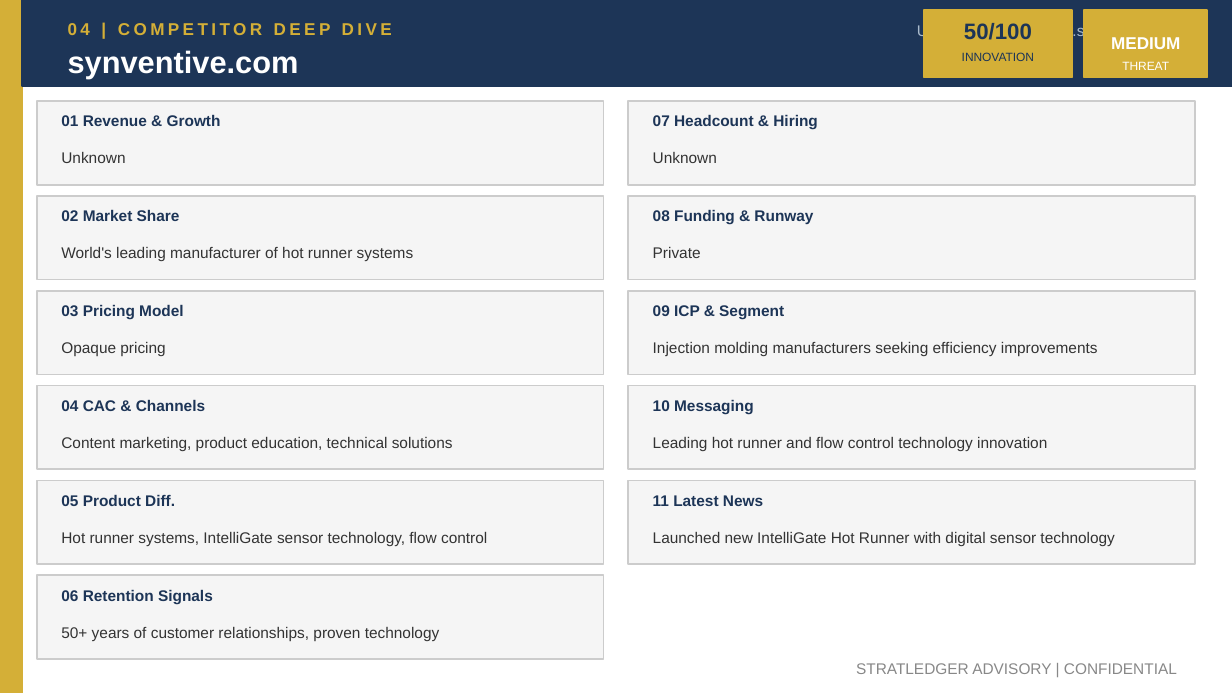
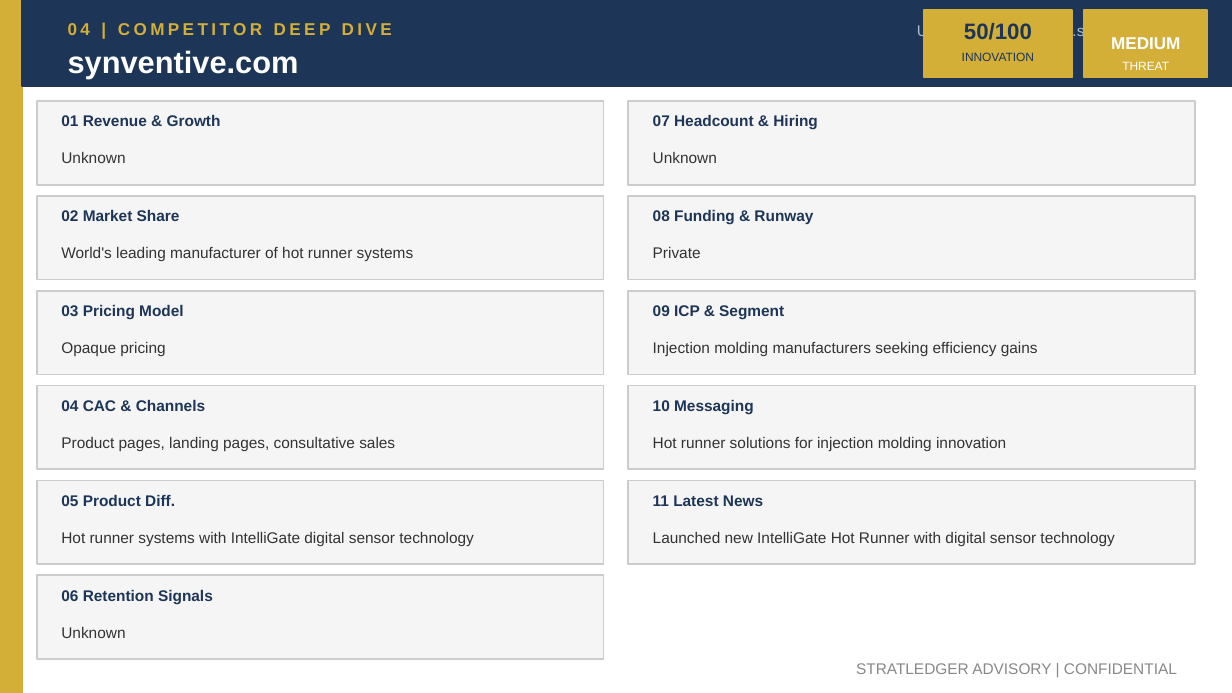
Before and after one commit to apexmakeshop-dot/droplet-commands, a slide deck: slide 8 of mesh_bioplastics_CI_Report.pptx. Drawn at 1232x693 pixels with LibreOffice and Linux fonts; fonts in the diff are those of the drawing. Boxes give left, top, right and bottom in pixels: in the first picture for what was removed or moved away, otherwise in the second. Text is boxed around its words. In the diff, an @@ line names an element or a change of style, - is before the commit and + after.

```diff
--- a/mesh_bioplastics_CI_Report.pptx
+++ b/mesh_bioplastics_CI_Report.pptx
@@ text at bbox=[653, 342, 1038, 356]: text changed @@
-Injection molding manufacturers seeking efficiency improvements
+Injection molding manufacturers seeking efficiency gains
@@ text at bbox=[61, 437, 395, 451]: text changed @@
-Content marketing, product education, technical solutions
+Product pages, landing pages, consultative sales
@@ text at bbox=[653, 437, 1006, 451]: text changed @@
-Leading hot runner and flow control technology innovation
+Hot runner solutions for injection molding innovation
@@ text at bbox=[61, 532, 473, 546]: text changed @@
-Hot runner systems, IntelliGate sensor technology, flow control
+Hot runner systems with IntelliGate digital sensor technology
@@ text at bbox=[61, 627, 125, 638]: text changed @@
-50+ years of customer relationships, proven technology
+Unknown
```
Also in this commit, not shown: 4 other slides changed.
